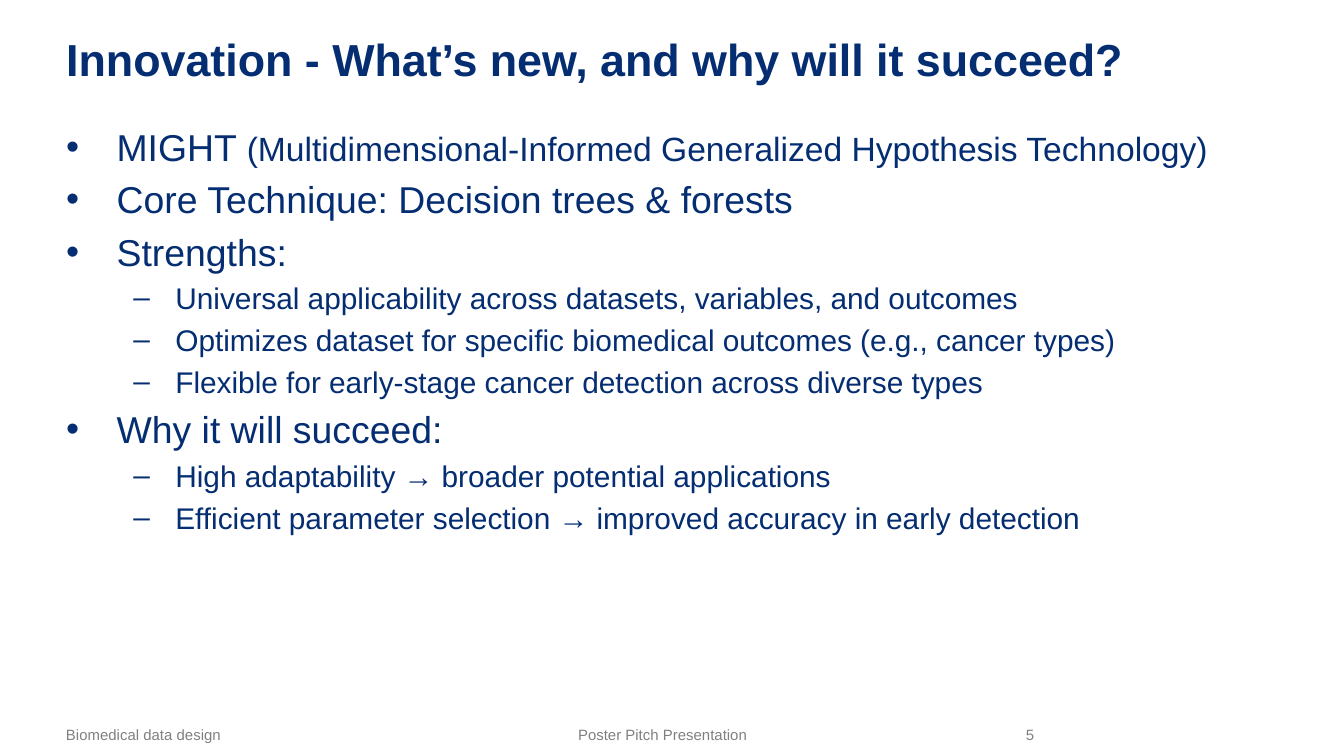
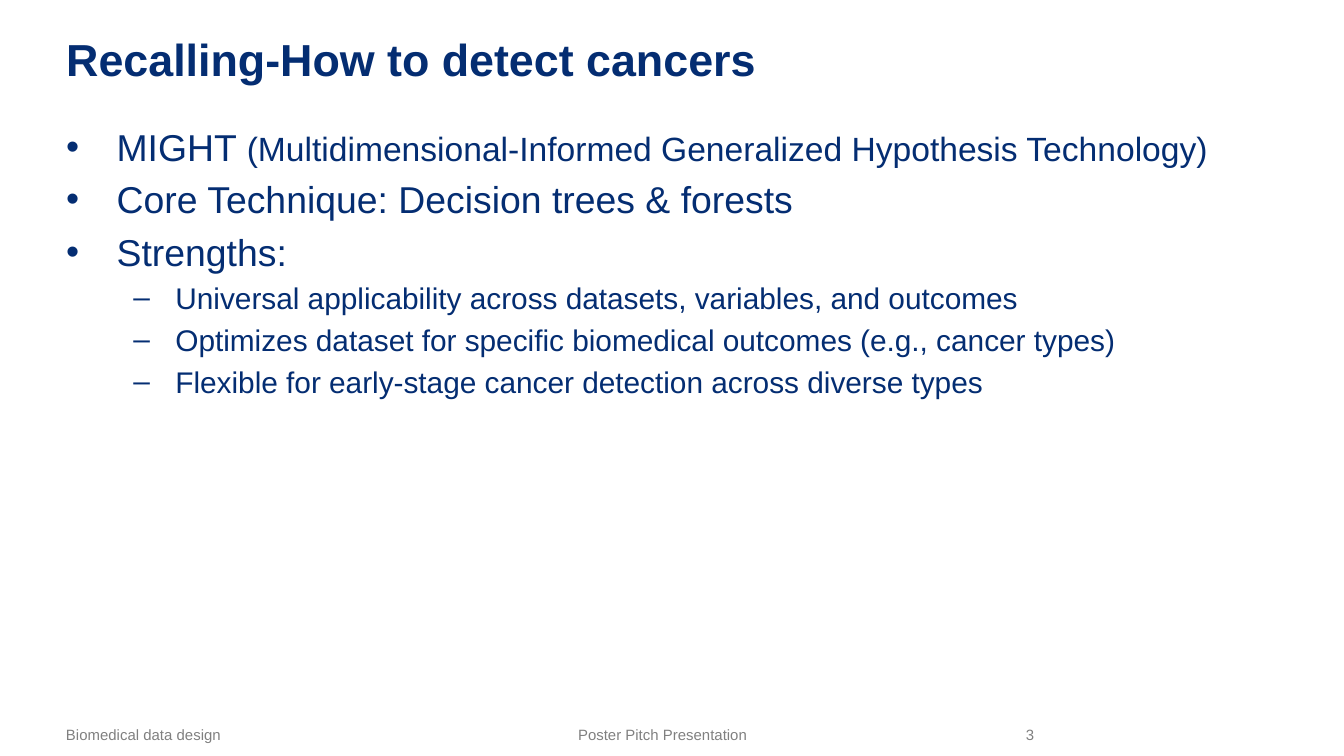
Before and after one commit to NeuroDataDesign/Cancer, a slide deck: slide 3 of Pitch deck.pptx (slide 5 before the commit). Drawn at 1344x756 pixels with LibreOffice and Linux fonts; fonts in the diff are those of the drawing; background and template pictures are left out. Boxes give left, top, right and bottom in pixels: in the first picture for what was removed or moved away, otherwise in the second. Text is boxed around its words. In the diff, an @@ line names an element or a change of style, - is before the commit and + after.

```diff
--- a/Pitch deck.pptx
+++ b/Pitch deck.pptx
@@ title at (66,43,755,85): text changed @@
-Innovation - What’s new, and why will it succeed?
+Recalling-How to detect cancers
@@ text at (117,416,1080,534): paragraphs removed @@
-• Why it will succeed:
-  – High adaptability → broader potential applications
-  – Efficient parameter selection → improved accuracy in early detection
@@ page number at (1026,729,1034,740): text changed @@
-5
+3
```
Also in this commit, not shown: 2 other slides changed, 4 slides added, 9 slides removed, 1 other file.
